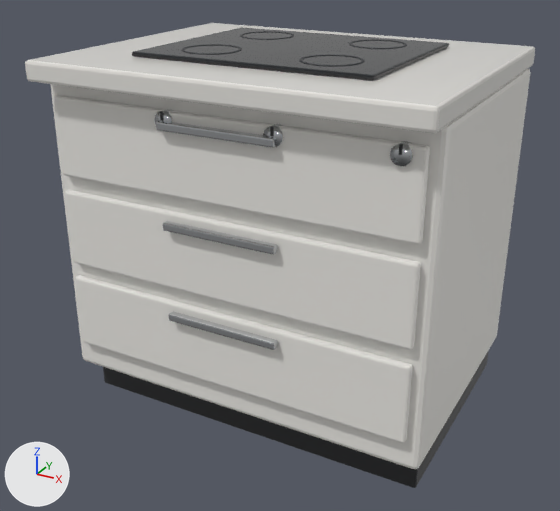
Renders of the glTF model web/public/assets/models/kitchen_cooking/cooktopCounter.glb from each side of a commit.
The view is the same before and after, from a camera (50 mm lens) standing at (0.909, -1.633, 1.26) and looking at (-0.014, 0.046, 0.42). Every picture has the same lights, and +X, +Y and +Z are marked at lower left. The older version comes first. Where no turn or scale is listed for an object, it has been applied to the vertices. Vertices at exactly the same position are counted once.

In view in the first picture: 'body', 'knob0'.
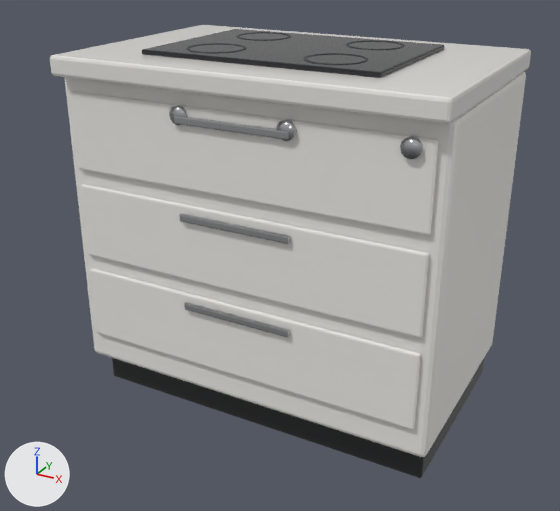
Where the change shows, as pixel boxes (x1, y1, x2, y2) in the pictures (560 x 511 px; the box of a moved part takes in the faces that stretch with it):
'body', reshaped: before (25, 23, 535, 488); after (50, 25, 531, 478)
'knob0', moved: before (390, 141, 413, 166); after (400, 135, 423, 159)
part 1 of me_body, moved or reshaped: before (103, 350, 489, 488); after (112, 358, 484, 478)
part 2 of me_body, moved or reshaped (not visible afterwards): before (270, 126, 274, 136)
part 3 of me_body, moved or reshaped (not visible afterwards): before (160, 111, 164, 121)
part 4 of me_body, moved or reshaped: before (50, 69, 530, 469); after (65, 72, 526, 457)
part 5 of me_body, moved or reshaped: before (25, 23, 535, 133); after (50, 25, 531, 124)
part 6 of me_body, moved or reshaped: before (132, 27, 449, 81); after (142, 29, 445, 78)
part 7 of me_body, moved or reshaped: before (349, 39, 407, 49); after (346, 40, 405, 50)
part 8 of me_body, moved or reshaped: before (240, 31, 294, 39); after (237, 32, 291, 40)
part 9 of me_body, moved or reshaped: before (299, 54, 365, 66); after (303, 53, 368, 65)
part 10 of me_body, moved or reshaped: before (182, 44, 242, 54); after (186, 43, 246, 53)
part 11 of me_body, moved or reshaped: before (263, 124, 283, 147); after (276, 119, 296, 141)
part 12 of me_body, moved or reshaped: before (155, 109, 173, 124); after (169, 105, 188, 125)
part 13 of me_body, moved or reshaped: before (54, 95, 430, 443); after (71, 92, 439, 429)
part 14 of me_body, moved or reshaped (not visible afterwards): before (174, 222, 278, 251)
part 15 of me_body, moved or reshaped: before (156, 121, 277, 254); after (174, 116, 290, 244)
part 16 of me_body, moved or reshaped: before (173, 311, 278, 342); after (188, 302, 290, 335)
part 17 of me_body, moved or reshaped: before (169, 312, 278, 350); after (184, 302, 290, 337)

What changed in the scene script:
```text
Change me_body:
    used by ob_body; location = (0.0, 0.085, 0.0)
    remove me_body.from_pydata(...)  # 1056 vertices, 2056 faces; spans x -0.5..0.5, y -0.395..0.395, z 0.0..0.963
    add me_body.from_pydata(...)  # 1056 vertices, 2056 faces; spans x -0.5..0.5, y -0.315..0.345, z 0.0..0.963
    me_body part 1: the loose piece of 56 vertices spanning x -0.48..0.48, y -0.265..0.375, z 0.0..0.1 is scaled about its middle by (1, 0.856, 1), then moved by (0.0, -0.004, 0.0)
    me_body part 2: the loose piece of 8 vertices spanning x 0.137..0.143, y -0.355..-0.349, z 0.842..0.862 is scaled about its middle by (1, 0.571, 1), then moved by (0.0, 0.062, 0.0)
    me_body part 3: the loose piece of 8 vertices spanning x -0.143..-0.137, y -0.355..-0.349, z 0.842..0.862 is scaled about its middle by (1, 0.571, 1), then moved by (0.0, 0.062, 0.0)
    me_body part 4: the loose piece of 56 vertices spanning x -0.5..0.5, y -0.325..0.375, z 0.1..0.9 is scaled about its middle by (1, 0.854, 1)
    me_body part 5: the loose piece of 56 vertices spanning x -0.5..0.5, y -0.395..0.395, z 0.9..0.95 is scaled about its middle by (1, 0.834, 1), then moved by (0.0, 0.015, 0.0)
    me_body part 6: the loose piece of 56 vertices spanning x -0.31..0.31, y -0.235..0.265, z 0.95..0.962 is scaled about its middle by (1, 0.856, 1), then moved by (0.0, 0.001, 0.0)
    me_body part 7: the loose piece of 108 vertices spanning x 0.084..0.236, y 0.08..0.23, z 0.953..0.963 is moved by (0.0, -0.019, 0.0)
    me_body part 8: the loose piece of 108 vertices spanning x -0.236..-0.084, y 0.08..0.23, z 0.953..0.963 is moved by (0.0, -0.019, 0.0)
    me_body part 9: the loose piece of 108 vertices spanning x 0.084..0.236, y -0.19..-0.04, z 0.953..0.963 is moved by (0.0, 0.02, 0.0)
    me_body part 10: the loose piece of 108 vertices spanning x -0.236..-0.084, y -0.19..-0.04, z 0.953..0.963 is moved by (0.0, 0.02, 0.0)
    me_body part 11: the loose piece of 24 vertices spanning x 0.118..0.162, y -0.352..-0.322, z 0.818..0.862 is moved by (0.0, 0.055, 0.0)
    me_body part 12: the loose piece of 24 vertices spanning x -0.162..-0.118, y -0.352..-0.322, z 0.818..0.862 is moved by (0.0, 0.055, 0.0)
    me_body part 13: 168 of 1056 vertices moved; they spanned x -0.47..0.47, y -0.345..-0.325, z 0.18..0.86 and now span x -0.47..0.47, y -0.286..-0.275, z 0.18..0.86; mean shift (0.0, 0.054, 0.0); largest move (-0.464, -0.345, 0.614) -> (-0.465, -0.286, 0.615)
    me_body part 14: all 56 vertices in x -0.15..0.15, y -0.349..-0.345, z 0.58..0.84 are moved by (0.0, 0.059, 0.0)
    me_body part 15: all 56 vertices in x -0.15..0.15, y -0.365..-0.361, z 0.58..0.84 are moved by (0.0, 0.067, 0.0)
    me_body part 16: all 28 vertices in x -0.15..0.15, y -0.349..-0.345, z 0.34..0.36 are moved by (0.0, 0.059, 0.0)
    me_body part 17: all 28 vertices in x -0.15..0.15, y -0.365..-0.361, z 0.34..0.36 are moved by (0.0, 0.067, 0.0)
Change ob_knob0:
    ob_knob0.location: (0.42, -0.252, 0.84) -> (0.42, -0.197, 0.84)
```
